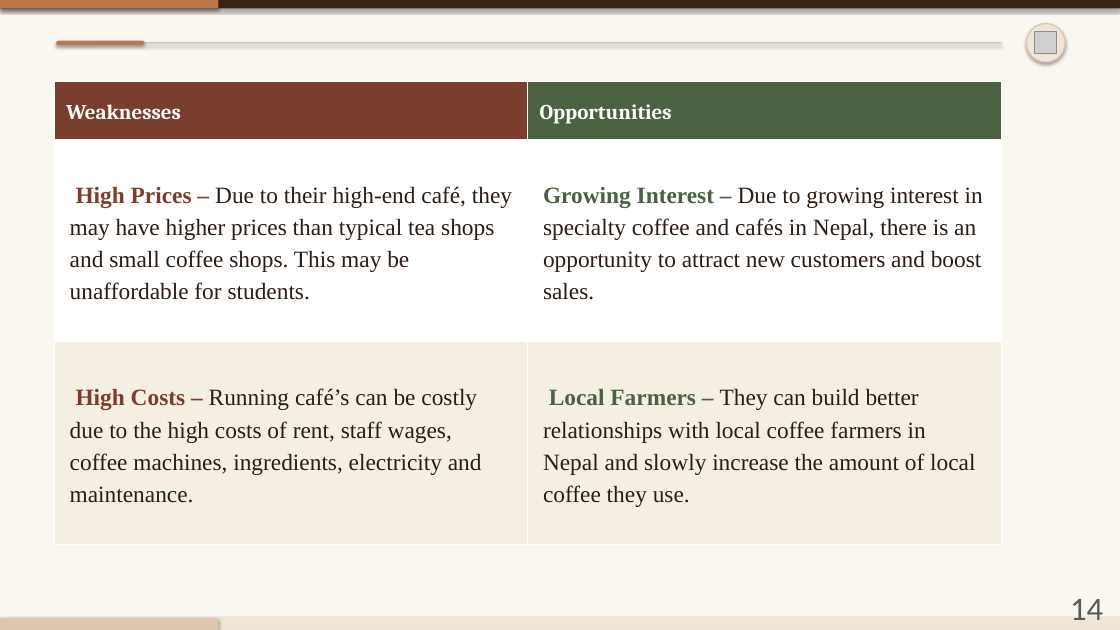
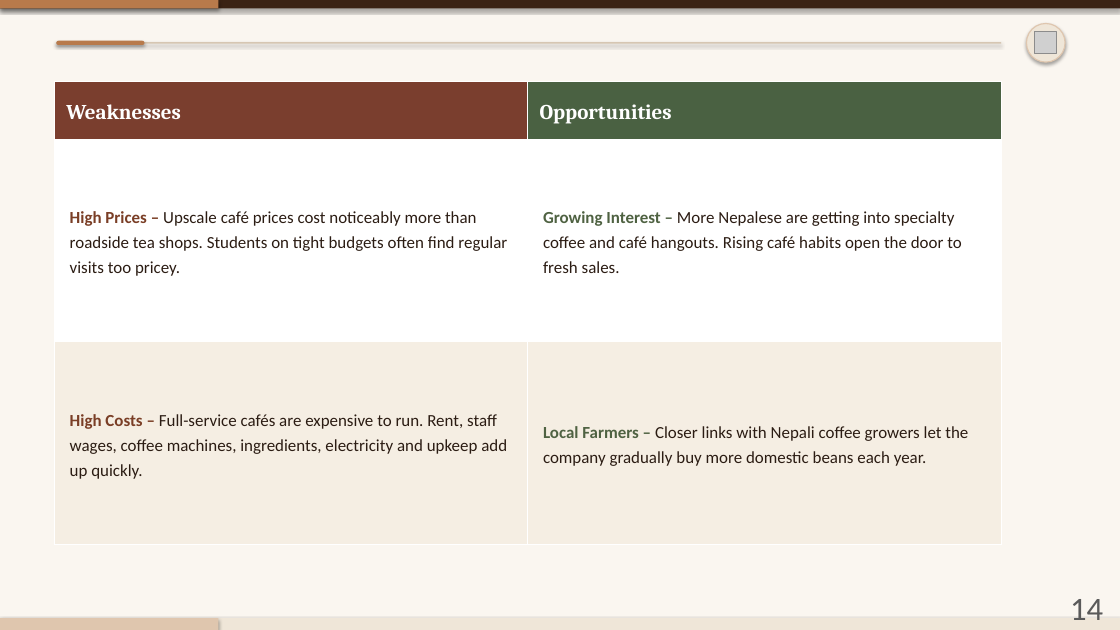
Before and after one commit to AV248/temp, a slide deck: slide 14 of Himalayan_Java_Presentation_Numbered.pptx. Drawn at 1120x630 pixels with LibreOffice and Linux fonts; fonts in the diff are those of the drawing; grey boxes stand for pictures. Boxes give left, top, right and bottom in pixels: in the first picture for what was removed or moved away, otherwise in the second. Text is boxed around its words. In the diff, an @@ line names an element or a change of style, - is before the commit and + after.

```diff
--- a/Himalayan_Java_Presentation_Numbered.pptx
+++ b/Himalayan_Java_Presentation_Numbered.pptx
@@ table at (x1=55, y1=82, x2=1001, y2=544) @@
-row 2, column 1: High Prices – Due to their high-end café, they may have higher prices than typical tea shops and small coffee shops. This may be unaffordable for students.
+row 2, column 1: High Prices – Upscale café prices cost noticeably more than roadside tea shops. Students on tight budgets often find regular visits too pricey.
-row 2, column 2: Growing Interest – Due to growing interest in specialty coffee and cafés in Nepal, there is an opportunity to attract new customers and boost sales.
+row 2, column 2: Growing Interest – More Nepalese are getting into specialty coffee and café hangouts. Rising café habits open the door to fresh sales.
-row 3, column 1: High Costs – Running café’s can be costly due to the high costs of rent, staff wages, coffee machines, ingredients, electricity and maintenance.
+row 3, column 1: High Costs – Full-service cafés are expensive to run. Rent, staff wages, coffee machines, ingredients, electricity and upkeep add up quickly.
-row 3, column 2: Local Farmers – They can build better relationships with local coffee farmers in Nepal and slowly increase the amount of local coffee they use.
+row 3, column 2: Local Farmers – Closer links with Nepali coffee growers let the company gradually buy more domestic beans each year.
```
Also in this commit, not shown: 21 other slides changed, 1 slide added, 1 slide removed.
